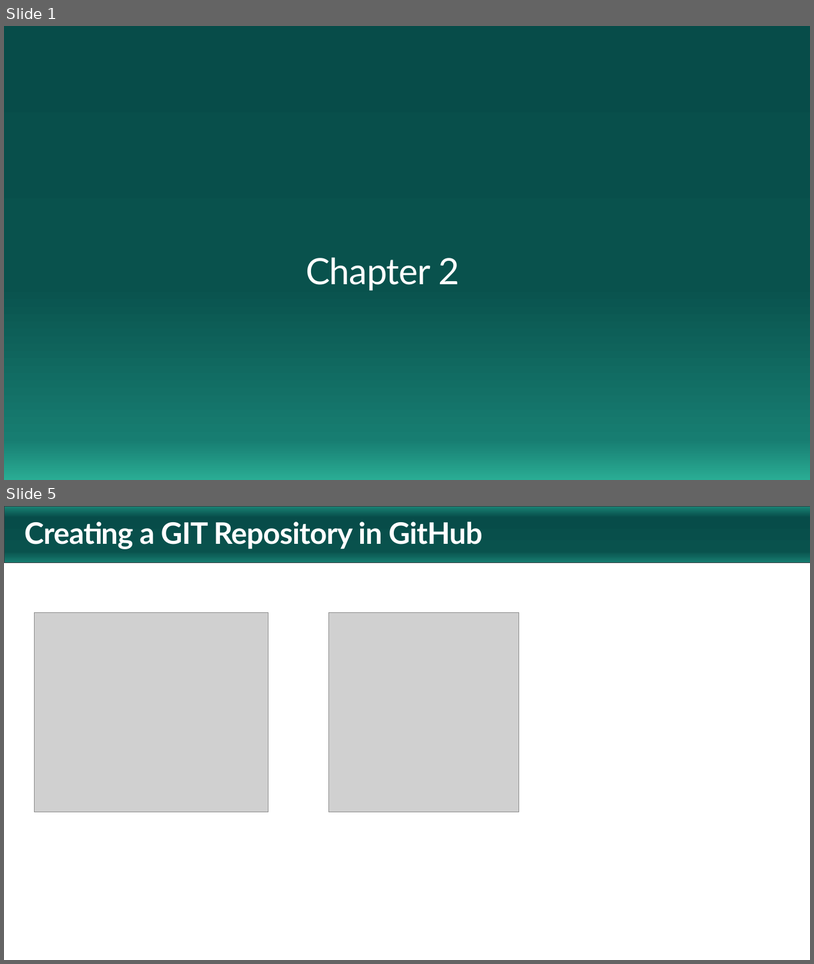
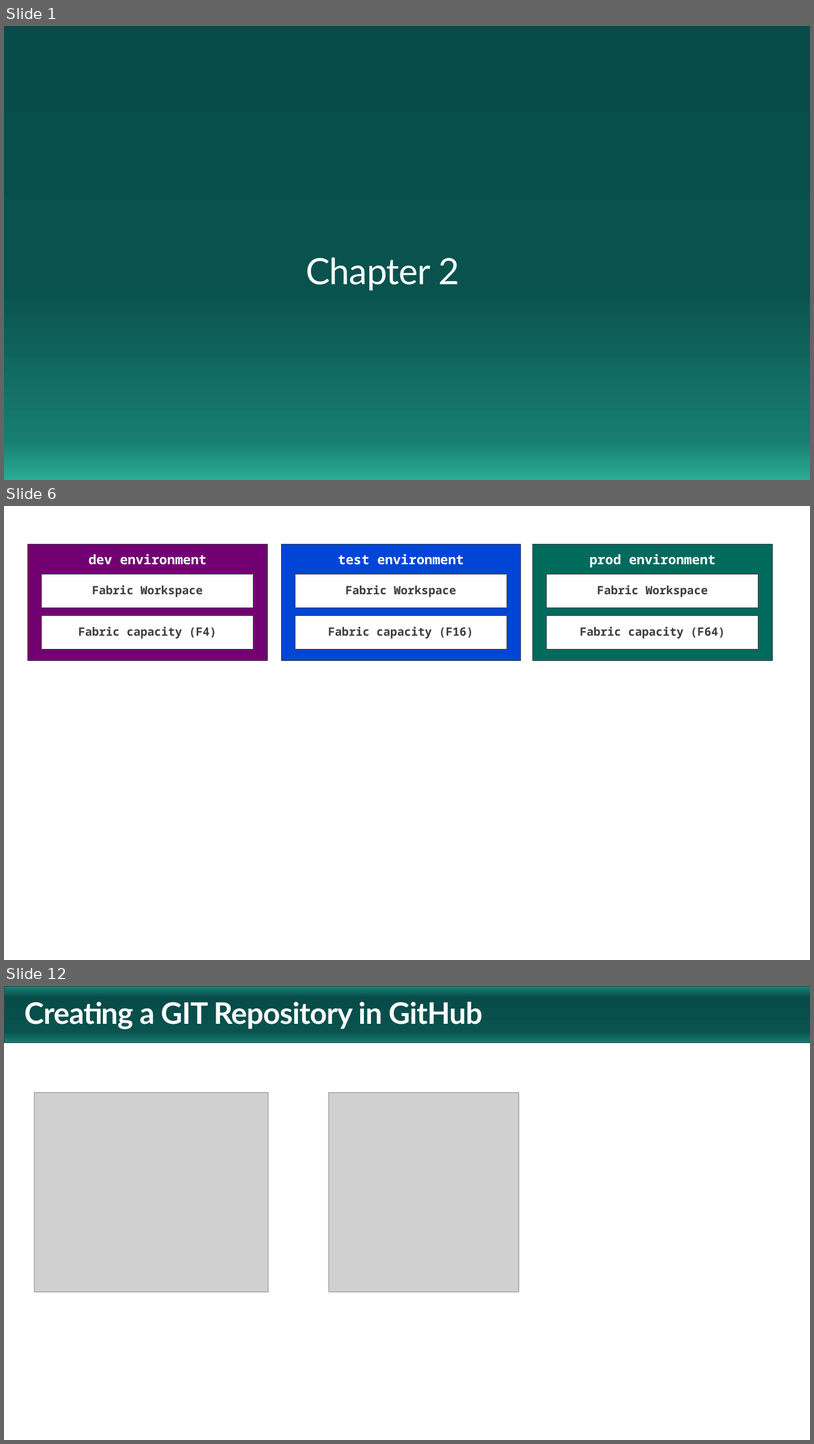
Before and after one commit to FabricDevCamp/fabric-cicd-whitepaper, a slide deck: pptx/Part 2 - Deploying a Fabric CICD Project.pptx. Shown one above the other, each under a label of ours: slides 1 and 5 before the commit, slides 1, 6 and 12 after it; the slides between them are not shown. The pictures are 814x964 and 814x1444 pixels, drawn with LibreOffice and Linux fonts; fonts in the diff are those of the drawing; grey boxes stand for pictures; background and template pictures are left out. Boxes give left, top, right and bottom in pixels: in the first picture for what was removed or moved away, otherwise in the second. Text is boxed around its words. In the diff, an @@ line names an element or a change of style, - is before the commit and + after.

```diff
--- a/pptx/Part 2 - Deploying a Fabric CICD Project.pptx
+++ b/pptx/Part 2 - Deploying a Fabric CICD Project.pptx
@@ slide 6 added at (x1=4, y1=506, x2=810, y2=960), background #FFFFFF @@
@@ rectangle added at (x1=28, y1=544, x2=267, y2=661), fill #730073, outline #3C3C41 0.75 pt, 16 pt, text #FFFFFF, bold @@
+dev environment
@@ rectangle added at (x1=281, y1=544, x2=521, y2=661), fill #0045D6, outline #3C3C41 0.75 pt, 16 pt, text #FFFFFF, bold @@
+test environment
@@ rectangle added at (x1=533, y1=544, x2=773, y2=661), fill #006A5C, outline #3C3C41 0.75 pt, 16 pt, text #FFFFFF, bold @@
+prod environment
@@ rectangle added at (x1=42, y1=574, x2=254, y2=608), fill #FFFFFF, outline #3C3C41 0.75 pt, 14 pt, text #3C3C41, bold @@
+Fabric Workspace
@@ rectangle added at (x1=295, y1=574, x2=507, y2=608), fill #FFFFFF, outline #3C3C41 0.75 pt, 14 pt, text #3C3C41, bold @@
+Fabric Workspace
@@ rectangle added at (x1=547, y1=574, x2=759, y2=608), fill #FFFFFF, outline #3C3C41 0.75 pt, 14 pt, text #3C3C41, bold @@
+Fabric Workspace
@@ rectangle added at (x1=42, y1=616, x2=254, y2=649), fill #FFFFFF, outline #3C3C41 0.75 pt, 14 pt, text #3C3C41, bold @@
+Fabric capacity (F4)
@@ rectangle added at (x1=295, y1=616, x2=507, y2=649), fill #FFFFFF, outline #3C3C41 0.75 pt, 14 pt, text #3C3C41, bold @@
+Fabric capacity (F16)
@@ rectangle added at (x1=547, y1=616, x2=759, y2=649), fill #FFFFFF, outline #3C3C41 0.75 pt, 14 pt, text #3C3C41, bold @@
+Fabric capacity (F64)
@@ what was slide 5 is now slide 12 @@
```
Also in this commit, not shown: 1 slide changed, 8 other slides added, 2 slides removed, 5 other files.
